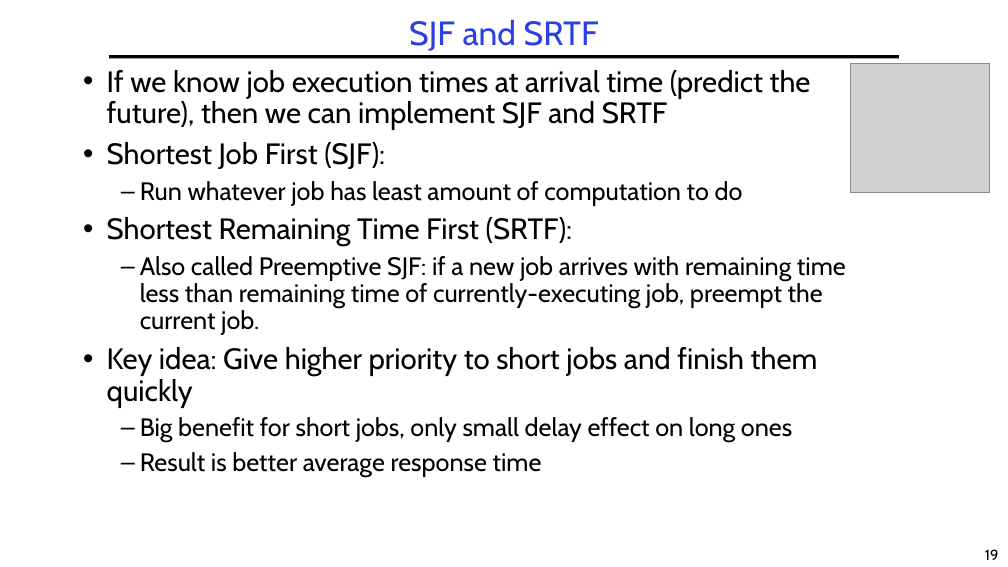
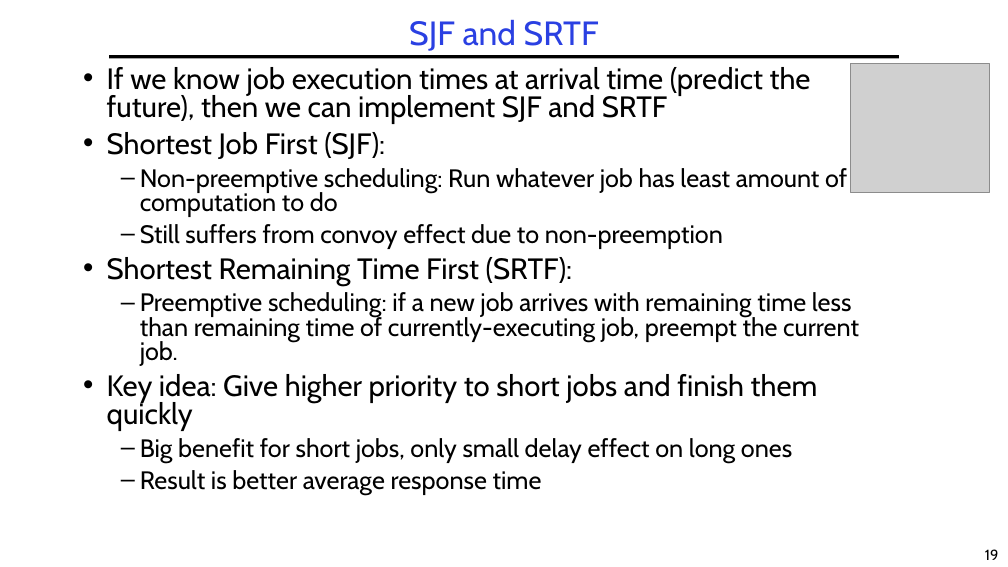
Before and after one commit to guhofstra/CSC256Fa25, a slide deck: slide 19 of PPTs/L5-Scheduling.pptx. Drawn at 1008x567 pixels with LibreOffice and Linux fonts; fonts in the diff are those of the drawing; grey boxes stand for pictures. Boxes give left, top, right and bottom in pixels: in the first picture for what was removed or moved away, otherwise in the second. Text is boxed around its words. In the diff, an @@ line names an element or a change of style, - is before the commit and + after.

```diff
--- a/PPTs/L5-Scheduling.pptx
+++ b/PPTs/L5-Scheduling.pptx
@@ text at bbox=[107, 67, 818, 495]: line spacing 0.9 to 0.8 @@
@@ text at bbox=[140, 168, 847, 249]: text changed @@
-  – Run whatever job has least amount of computation to do
+  – Non-preemptive scheduling: Run whatever job has least amount of computation to do
+  – Still suffers from convoy effect due to non-preemption
@@ text at bbox=[140, 292, 859, 366]: text changed @@
-  – Also called Preemptive SJF: if a new job arrives with remaining time less than remaining time of currently-executing job, preempt the current job.
+  – Preemptive scheduling: if a new job arrives with remaining time less than remaining time of currently-executing job, preempt the current job.
```
Also in this commit, not shown: 3 other slides changed, 1 slide added, 21 other files.
